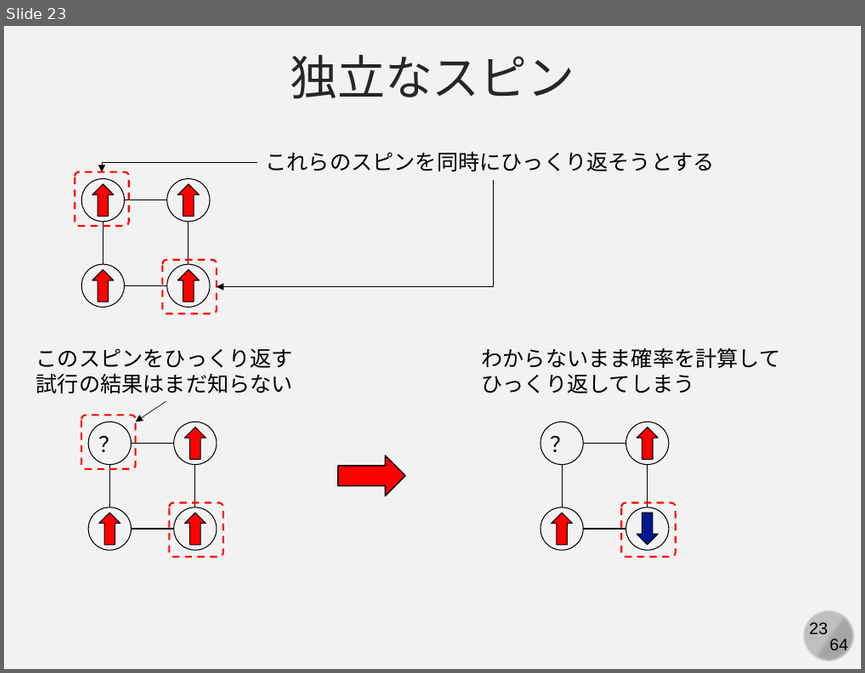
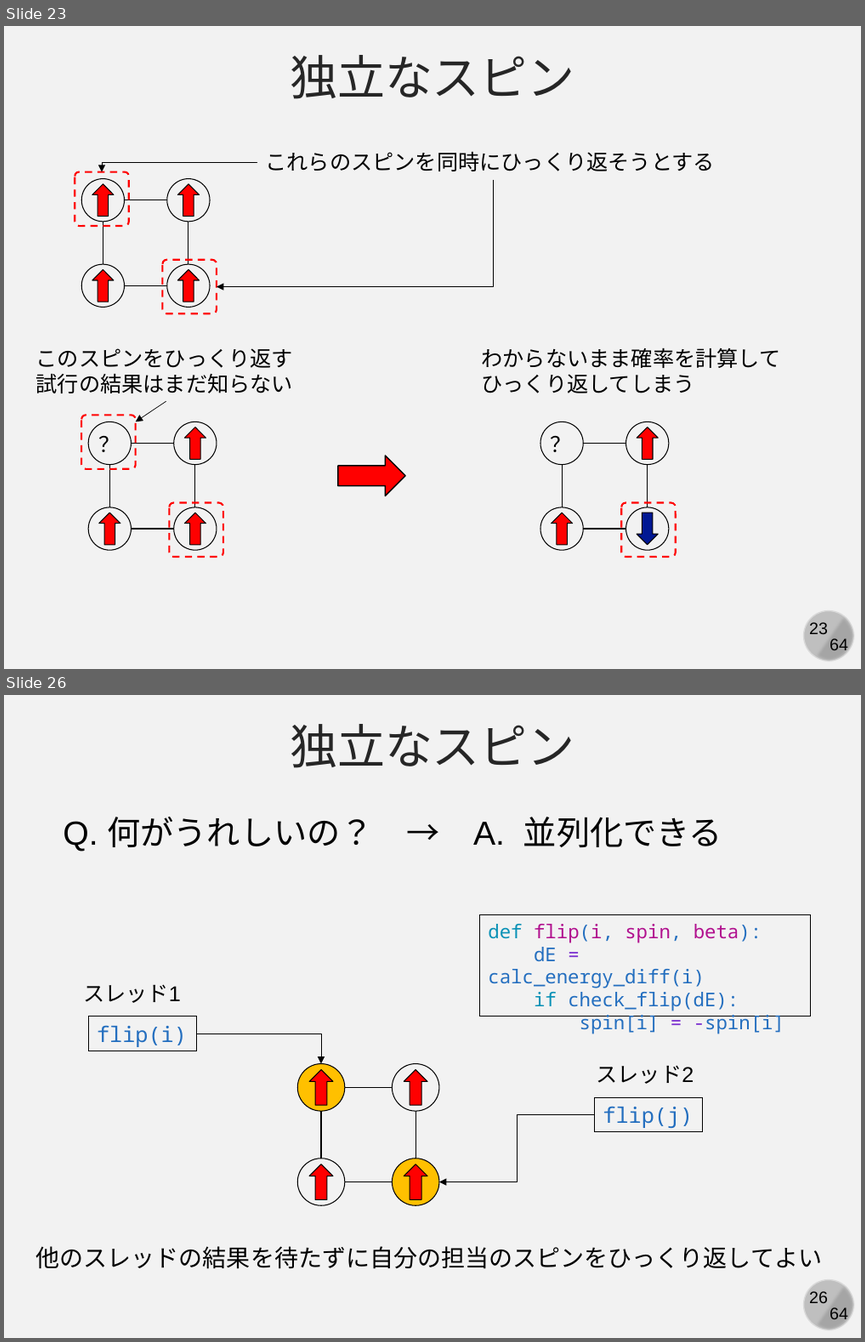
Before and after one commit to kaityo256/simulation_engineering, a slide deck: 04_mc_advanced/simulation04.pptx. Shown one above the other, each under a label of ours: slide 23 before the commit, slides 23 and 26 after it; the slides between them are not shown. The pictures are 865x673 and 865x1342 pixels, drawn with LibreOffice and Linux fonts; fonts in the diff are those of the drawing. Boxes give left, top, right and bottom in pixels: in the first picture for what was removed or moved away, otherwise in the second. Text is boxed around its words. In the diff, an @@ line names an element or a change of style, - is before the commit and + after.

```diff
--- a/04_mc_advanced/simulation04.pptx
+++ b/04_mc_advanced/simulation04.pptx
@@ slide 26 added at (x1=4, y1=695, x2=861, y2=1338), background #F2F2F2; not listed: 4 template elements that a slide beside it also shows @@
@@ text added at (x1=290, y1=724, x2=575, y2=768), 40 pt, text #262626 @@
+独立なスピン
@@ text added at (x1=63, y1=817, x2=722, y2=851), 28 pt, text #000000 @@
+Q. 何がうれしいの？ → A. 並列化できる
@@ rectangle added at (x1=479, y1=915, x2=811, y2=1016), outline #000000 0.75 pt, 16 pt, text #236EBF @@
+def flip(i, spin, beta):
+dE = calc_energy_diff(i)
+if check_flip(dE):
+spin[i] = -spin[i]
@@ text added at (x1=83, y1=984, x2=181, y2=1003), 18 pt, text #000000 @@
+スレッド1
@@ rectangle added at (x1=88, y1=1016, x2=196, y2=1050), outline #000000 0.75 pt, 18 pt, text #236EBF @@
+flip(i)
@@ elbow arrow added from (196, 1033) to (321, 1063), #000000 0.5 pt @@
@@ text added at (x1=596, y1=1065, x2=693, y2=1083), 18 pt, text #000000 @@
+スレッド2
@@ rectangle added at (x1=595, y1=1097, x2=703, y2=1131), outline #000000 0.75 pt, 18 pt, text #236EBF @@
+flip(j)
@@ elbow arrow added from (595, 1115) to (439, 1182), #000000 0.5 pt @@
@@ group added at (x1=298, y1=1063, x2=439, y2=1205): 4 ellipses, 4 down arrows, 4 lines @@
@@ text added at (x1=36, y1=1246, x2=823, y2=1269), 20 pt, text #000000 @@
+他のスレッドの結果を待たずに自分の担当のスピンをひっくり返してよい
```
Also in this commit, not shown: 3 slides changed, 1 other slide added.
